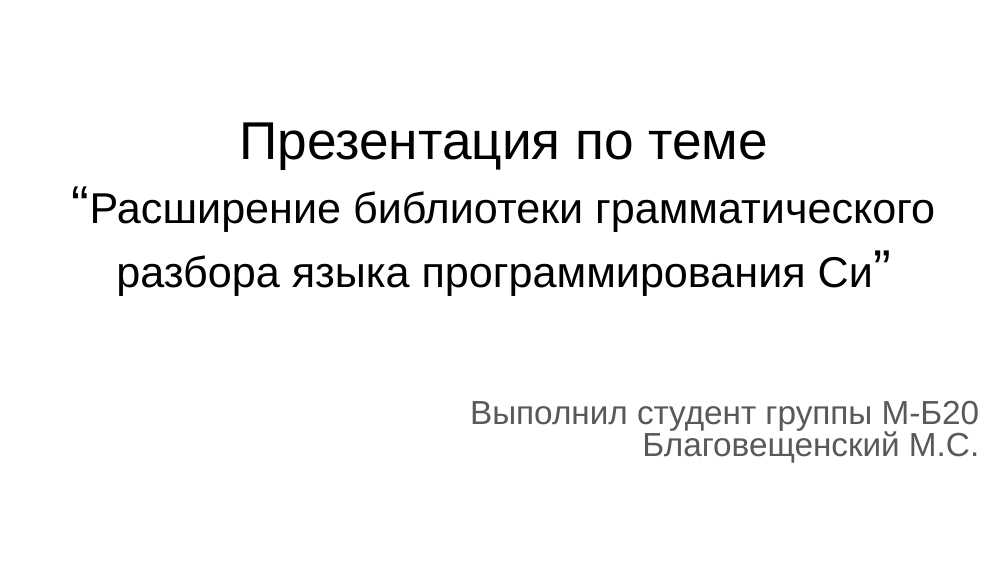
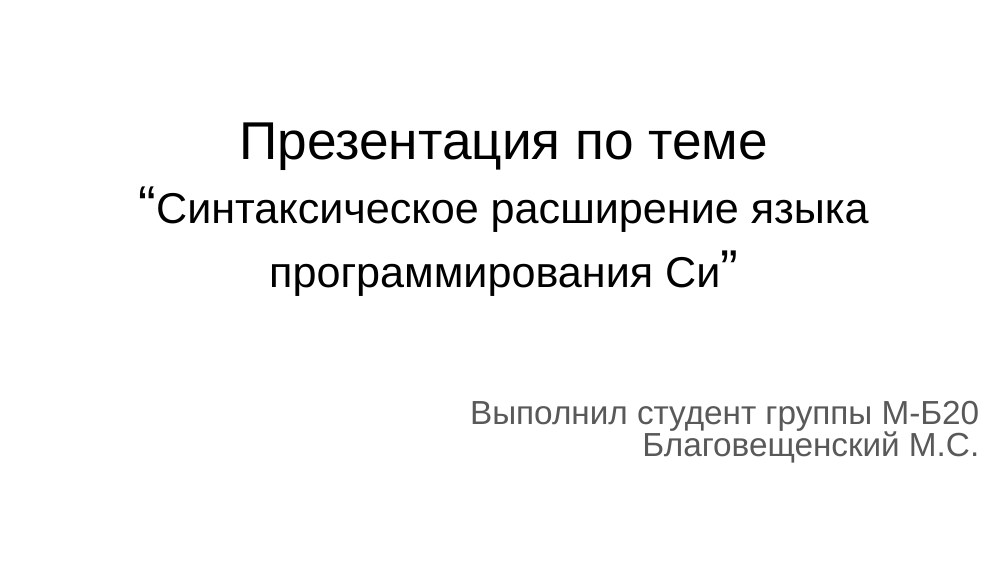
Before and after one commit to m-blg/bach-vkr, a slide deck: slide 1 of extra/Презентация по теме “Грамматический разбор языка Си”.odp. Drawn at 1008x567 pixels with LibreOffice and Linux fonts; fonts in the diff are those of the drawing. Boxes give left, top, right and bottom in pixels: in the first picture for what was removed or moved away, otherwise in the second. Text is boxed around its words. In the diff, an @@ line names an element or a change of style, - is before the commit and + after.

```diff
--- a/extra/Презентация по теме “Грамматический разбор языка Си”.odp
+++ b/extra/Презентация по теме “Грамматический разбор языка Си”.odp
@@ title at (156,122,869,296): text changed @@
-Презентация по теме
-“Расширение библиотеки грамматического разбора языка программирования Си”
+Презентация по теме
+“Синтаксическое расширение языка программирования Си”
```
Also in this commit, not shown: 1 other slide changed, 11 slides added, 10 slides removed, 37 other files.
